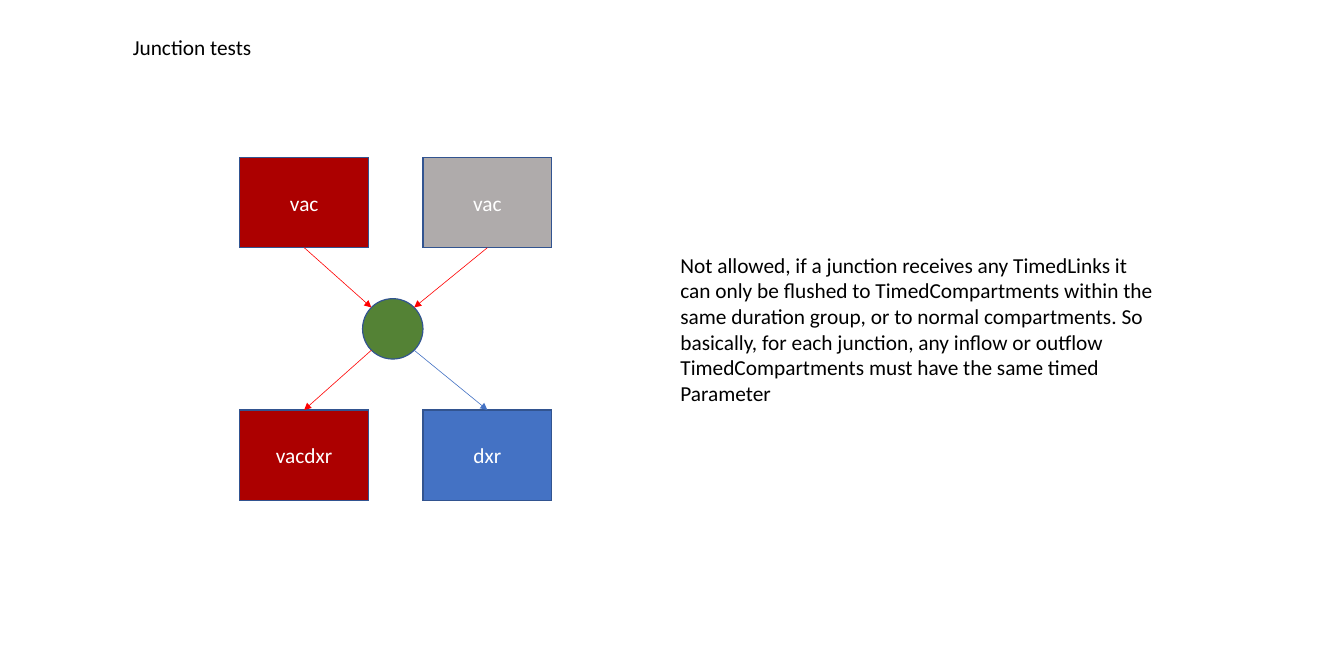
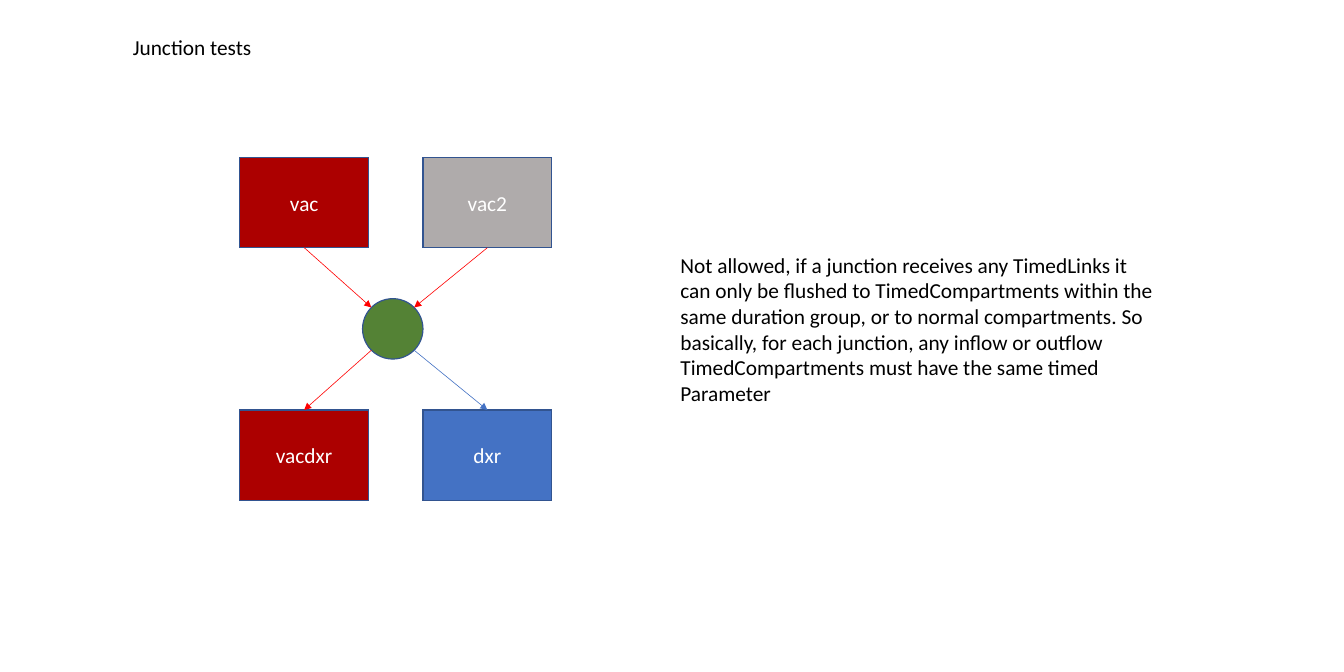
Before and after one commit to atomicateam/atomica, a slide deck: slide 3 of docs/general/timed-examples.pptx. Drawn at 1344x672 pixels with LibreOffice and Linux fonts; fonts in the diff are those of the drawing. Boxes give left, top, right and bottom in pixels: in the first picture for what was removed or moved away, otherwise in the second. Text is boxed around its words. In the diff, an @@ line names an element or a change of style, - is before the commit and + after.

```diff
--- a/docs/general/timed-examples.pptx
+++ b/docs/general/timed-examples.pptx
@@ text in rectangle at (468,197,507,211): text changed @@
-vac
+vac2
```
Also in this commit, not shown: 1 other slide changed, 1 slide added, 2 other files.
